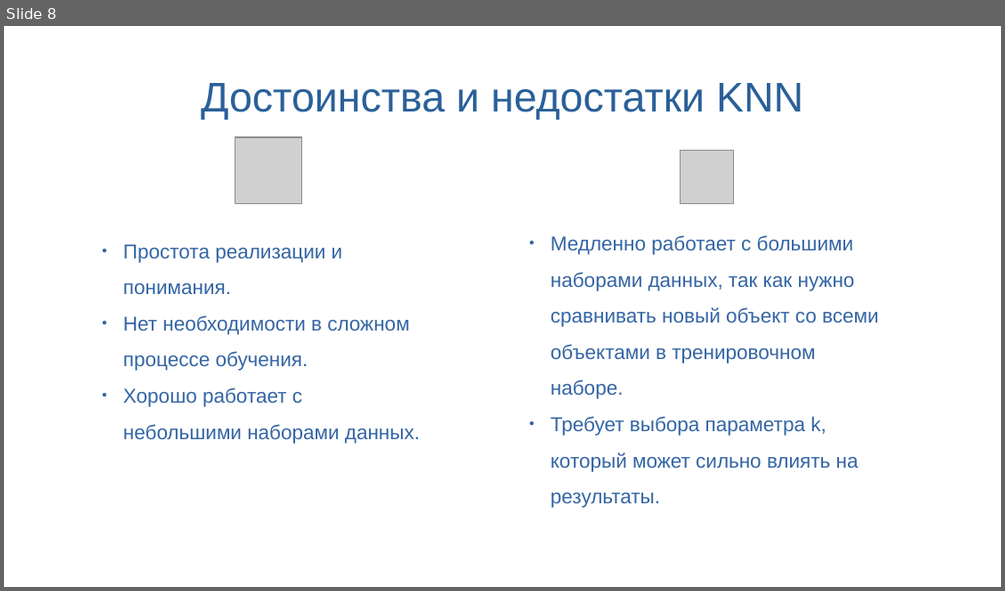
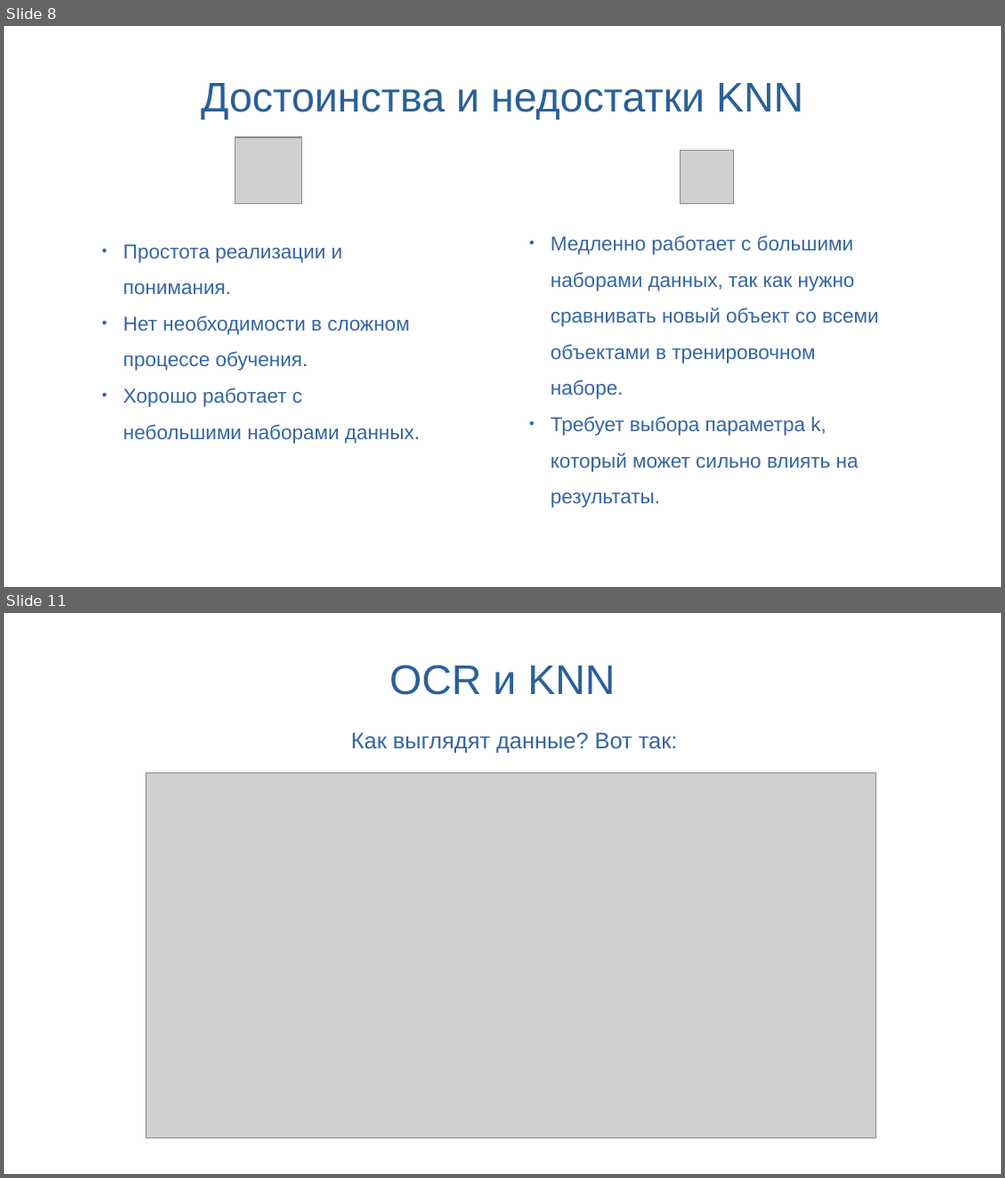
Before and after one commit to SynI20N/ING, a slide deck: presentations/Занятие13.odp. Shown one above the other, each under a label of ours: slide 8 before the commit, slides 8 and 11 after it; the slides between them are not shown. The pictures are 1005x591 and 1005x1178 pixels, drawn with LibreOffice and Linux fonts; fonts in the diff are those of the drawing; grey boxes stand for pictures; background and template pictures are left out. Boxes give left, top, right and bottom in pixels: in the first picture for what was removed or moved away, otherwise in the second. Text is boxed around its words. In the diff, an @@ line names an element or a change of style, - is before the commit and + after.

```diff
--- a/presentations/Занятие13.odp
+++ b/presentations/Занятие13.odp
@@ slide 11 added at (x1=4, y1=613, x2=1001, y2=1174), background picture (left out) @@
@@ title added at (x1=389, y1=665, x2=615, y2=695), 33 pt, text #2A6099 @@
+OCR и KNN
@@ text added at (x1=351, y1=732, x2=678, y2=753), 18 pt, text #3465A4 @@
+Как выглядят данные? Вот так:
@@ picture added at (x1=146, y1=773, x2=876, y2=1138) @@
```
Also in this commit, not shown: 4 other slides added, 2 slides removed.
